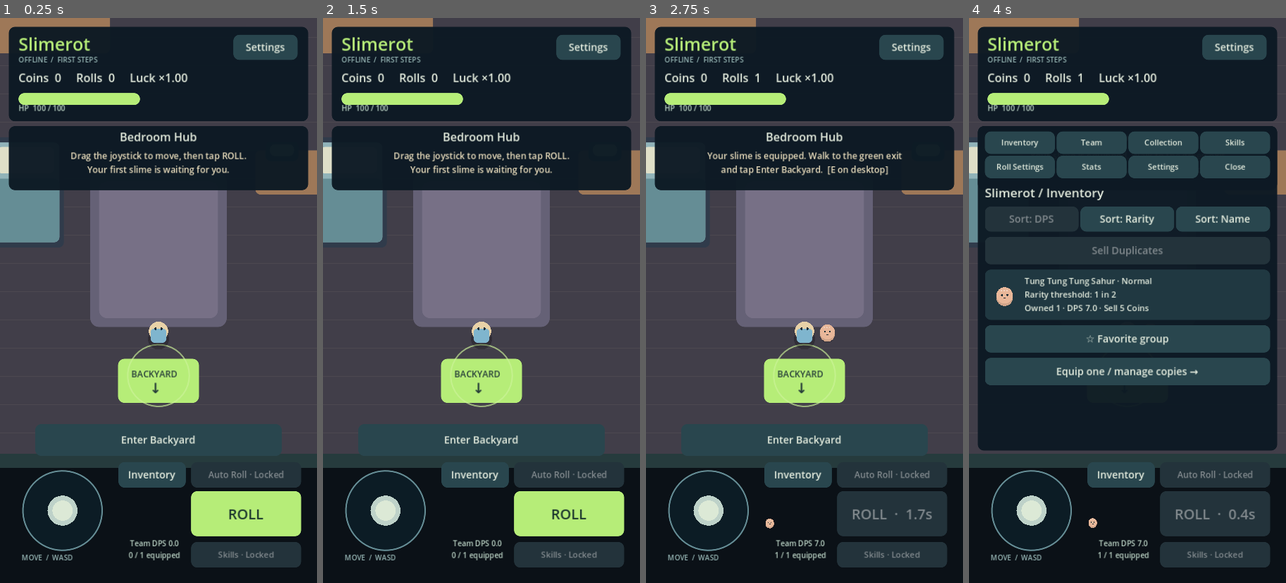
Above: before the commit, frames 1-4 (left to right).
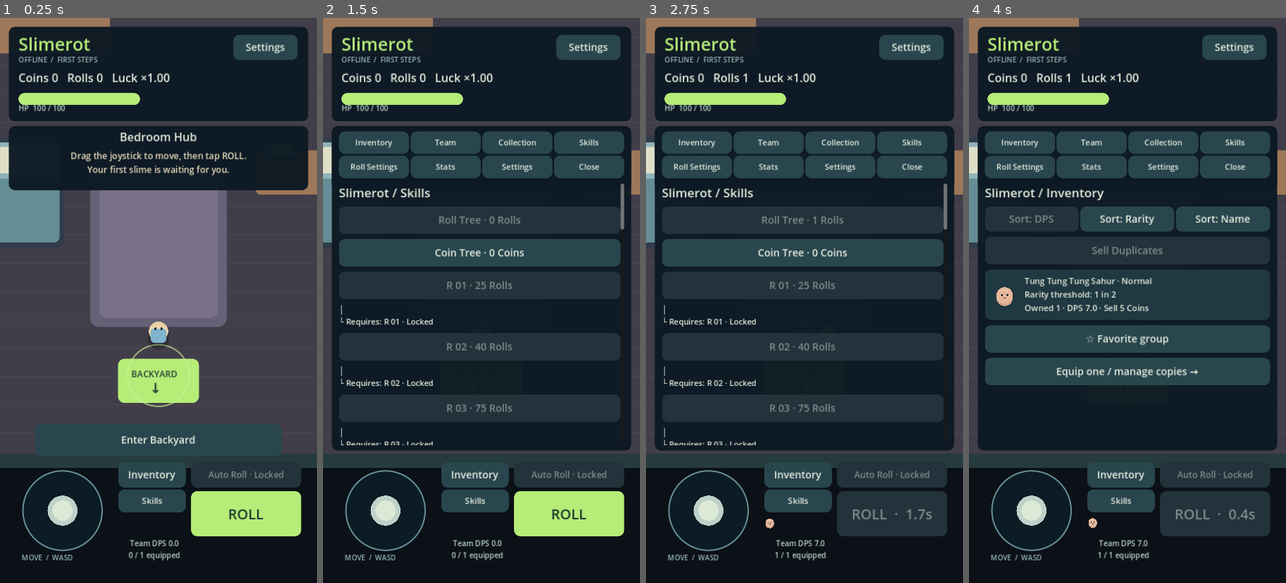
Above: after the commit, the same moments.

Repository: kristijannema-ai/Slimerot
Game: Godot game, scene res://scenes/Slimerot.tscn
Same seed, same stepped clock (60 frames per second), same inputs: the game is played once before the commit and once after it.
Inputs (mouse positions are in pixels of both pictures, inside the frame that each line leads up to):
- Up to frame 1 (0.25 s): no input
- Up to frame 2 (1.5 s): click (475, 498) at 0.5 s, where only the run after the commit has a clickable "Skills"; click (589, 142) at 1.25 s, where only the run after the commit has a clickable "Skills"
- Up to frame 3 (2.75 s): click "ROLL" at 2 s
- Up to frame 4 (4 s): click "Inventory" at 2.75 s; click "Inventory" at 3.5 s

The runs differ from the first frame. In frame 1, 2.8% of the frame differs, in the area x 16-95%, y 9-98%; in frame 2, 51%; in frame 3, 51%, in the area x 2-98%, y 9-98%; in frame 4, 2.8%.

Commit message:
Implement Slimerot stage 3: scripts/ui/SlimerotHUD.gd

Diff:
--- a/scripts/ui/SlimerotHUD.gd
+++ b/scripts/ui/SlimerotHUD.gd
@@ -14,6 +14,10 @@
 var auto_button: Button
 var interact_button: Button
 var skills_button: Button
+var super_label: Label
+var breakthrough_banner: PanelContainer
+var breakthrough_text: Label
+var breakthrough_seconds := 0.0
 var notice: Label
 var notice_seconds := 0.0
 var menu: PanelContainer
@@ -78,8 +82,22 @@
 	auto_button = button("Auto Roll · Locked", Rect2(434, 1006, 250, 58), toggle_auto)
 	auto_button.add_theme_font_size_override("font_size", 20)
 	button("Inventory", Rect2(269, 1006, 153, 58), func(): open_menu("Inventory"))
-	skills_button = button("Skills · Locked", Rect2(434, 1187, 250, 58), func(): open_menu("Skills"))
+	skills_button = button("Skills", Rect2(269, 1068, 153, 44), func(): open_menu("Skills"))
 	skills_button.add_theme_font_size_override("font_size", 19)
+	super_label = text("", Rect2(434, 1187, 250, 58), 18, Color("ffdc77"))
+	super_label.horizontal_alignment = HORIZONTAL_ALIGNMENT_CENTER
+	breakthrough_banner = panel(Rect2(20, 390, 680, 156))
+	breakthrough_banner.z_index = 40
+	breakthrough_banner.add_theme_stylebox_override("panel", style(Color("264b45")))
+	breakthrough_text = Label.new()
+	breakthrough_text.horizontal_alignment = HORIZONTAL_ALIGNMENT_CENTER
+	breakthrough_text.autowrap_mode = TextServer.AUTOWRAP_WORD_SMART
+	breakthrough_text.add_theme_font_size_override("font_size", 25)
+	breakthrough_text.add_theme_color_override("font_color", Color("d5ff8f"))
+	breakthrough_text.mouse_filter = Control.MOUSE_FILTER_IGNORE
+	breakthrough_banner.add_child(breakthrough_text)
+	breakthrough_banner.hide()
+	SkillTreeManager.purchased.connect(on_skill_purchased)
 	GameState.changed.connect(refresh)
 	GameState.changed.connect(func(): menu_dirty = true)
 	SaveManager.save_failed.connect(show_notice)
@@ -140,7 +158,8 @@
 
 func refresh() -> void:
 	var stats := SkillTreeManager.derived_stats()
-	wallet.text = "Coins  %d     Rolls  %d     Luck ×%.2f" % [GameState.coins, GameState.rolls_balance, RollManager.effective_luck()]
+	wallet.text = "Coins %s   Rolls %s   Luck ×%s" % [SlimeDatabase.format_number(GameState.coins), SlimeDatabase.format_number(GameState.rolls_balance), "%.2f" % RollManager.effective_luck()]
+	wallet.add_theme_font_size_override("font_size", 22 if wallet.text.length() > 44 else 26)
 	hp_bar.max_value = stats.max_hp
 	hp_bar.value = GameState.player_hp
 	hp_label.text = "HP  %d / %d" % [GameState.player_hp, stats.max_hp]
@@ -164,12 +183,17 @@
 		tutorial.text = "Stay within 180 px of a Lagling to attack automatically.\nKeep moving and rolling. Repair the Shrine for 25 Coins."
 		if GameState.structure_unlocked_flags.get("skill_tree_shrine", false):
 			tutorial.text = "Keep moving and rolling. Buy permanent upgrades in Skills.\nRepair the Sell Terminal for 75 Coins."
-	skills_button.disabled = not GameState.structure_unlocked_flags.get("skill_tree_shrine", false)
-	skills_button.text = "Skills" if not skills_button.disabled else "Skills · Locked"
+	skills_button.disabled = false
+	skills_button.text = "Skills"
+	super_label.visible = stats.super_roll
+	super_label.text = "SUPER ROLL ×5\n" + ("Next roll!" if RollManager.rolls_until_super() == 1 else "In %d rolls" % RollManager.rolls_until_super())
 	auto_button.disabled = not stats.auto_roll
 	auto_button.text = "Auto Roll · Locked" if not stats.auto_roll else ("Auto Roll · ON" if GameState.settings.auto_roll_state else "Auto Roll · OFF")
 
 func _process(delta: float) -> void:
+	if breakthrough_seconds > 0.0 and not GameState.is_paused():
+		breakthrough_seconds = maxf(0.0, breakthrough_seconds - delta)
+		if breakthrough_seconds == 0.0: breakthrough_banner.hide()
 	roll_button.text = "ROLL  ·  %.1fs" % RollManager.cooldown_remaining if RollManager.cooldown_remaining > 0.0 else "ROLL"
 	roll_button.disabled = RollManager.cooldown_remaining > 0.0
 	if notice_seconds > 0.0:
@@ -185,6 +209,12 @@
 			menu_scroll.set_deferred("scroll_vertical", scroll_value)
 			menu_dirty = false
 	menus.tick(delta)
+
+func on_skill_purchased(id: String, previous_luck: float, new_luck: float) -> void:
+	if SkillTreeManager.nodes[id].effect_type != "checkpoint_luck": return
+	breakthrough_text.text = "%s\nLuck ×%.2f → ×%.2f\nTOTAL LUCK ×20" % [SkillTreeManager.nodes[id].display_name, previous_luck, new_luck]
+	breakthrough_seconds = 3.0
+	breakthrough_banner.show()
 
 
 func set_interaction(prompt: String) -> void:
